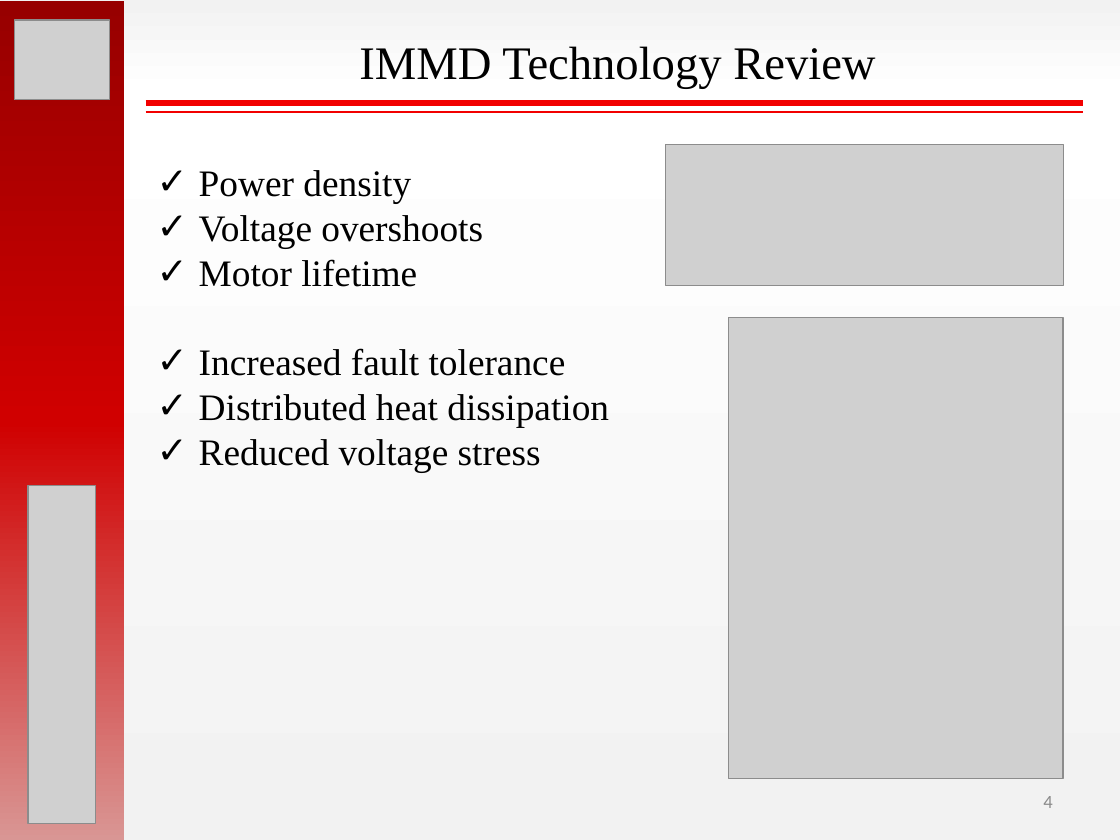
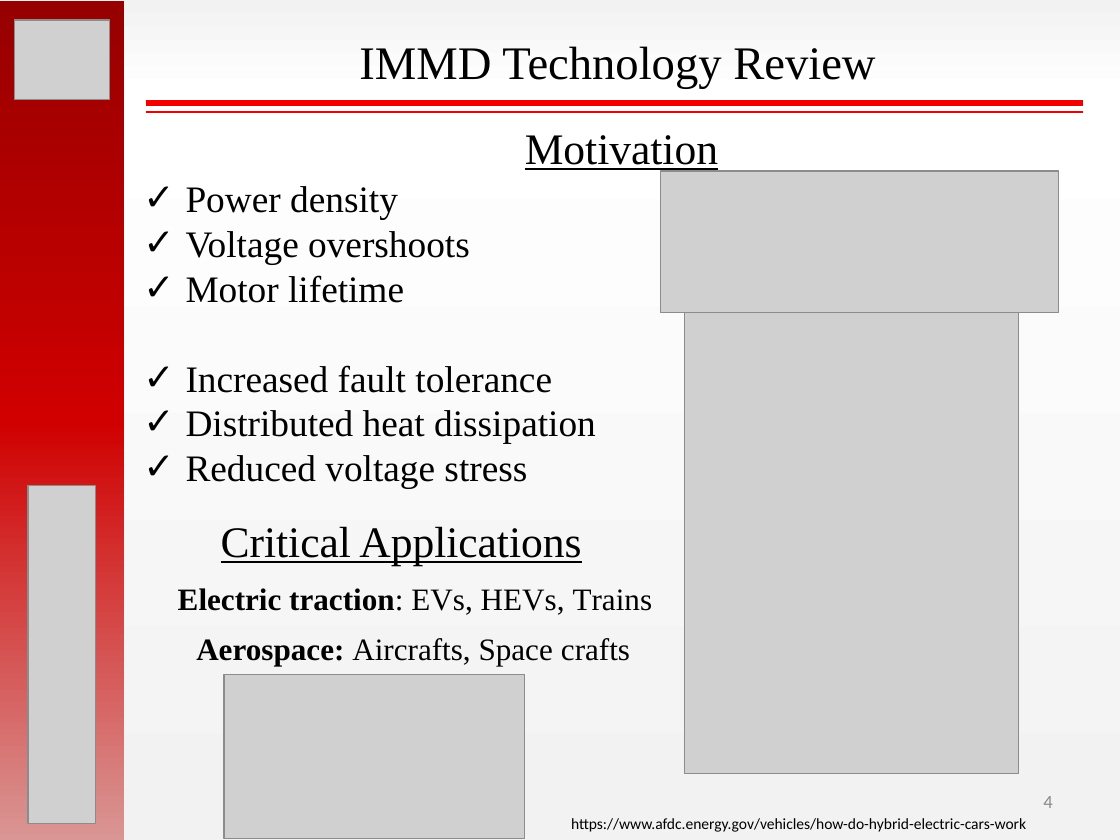
Before and after one commit to hakanpolat/IMMD, a slide deck: slide 4 of ISIE 2017/sunum/ISIE2017_OralPres_Mesut_Uğur.pptx. Drawn at 1120x840 pixels with LibreOffice and Linux fonts; fonts in the diff are those of the drawing; grey boxes stand for pictures. Boxes give left, top, right and bottom in pixels: in the first picture for what was removed or moved away, otherwise in the second. Text is boxed around its words. In the diff, an @@ line names an element or a change of style, - is before the commit and + after.

```diff
--- a/ISIE 2017/sunum/ISIE2017_OralPres_Mesut_Uğur.pptx
+++ b/ISIE 2017/sunum/ISIE2017_OralPres_Mesut_Uğur.pptx
@@ text added at (525, 135, 718, 173), 28 pt, text #000000, underline @@
+Motivation
@@ text "Power density": place and size @@
-text "Power density" at (199, 170, 609, 472)
+text "Power density" at (186, 186, 596, 488)
@@ picture: place and size @@
-picture at (665, 144, 1063, 286)
+picture at (661, 171, 1058, 312)
@@ picture: place and size @@
-picture at (729, 318, 1063, 778)
+picture at (684, 312, 1018, 773)
@@ text added at (221, 526, 581, 565), 28 pt, text #000000, underline @@
+Critical Applications
@@ text added at (178, 588, 653, 615), 20 pt, text #000000, bold @@
+Electric traction: EVs, HEVs, Trains
@@ text added at (196, 638, 630, 666), 20 pt, text #000000 @@
+Aerospace: Aircrafts, Space crafts
@@ picture added at (224, 675, 524, 839) @@
@@ text added at (571, 818, 1026, 832), 10 pt, text #000000 @@
+https://www.afdc.energy.gov/vehicles/how-do-hybrid-electric-cars-work
```
Also in this commit, not shown: 6 other slides changed, 2 slides removed, 23 other files.
